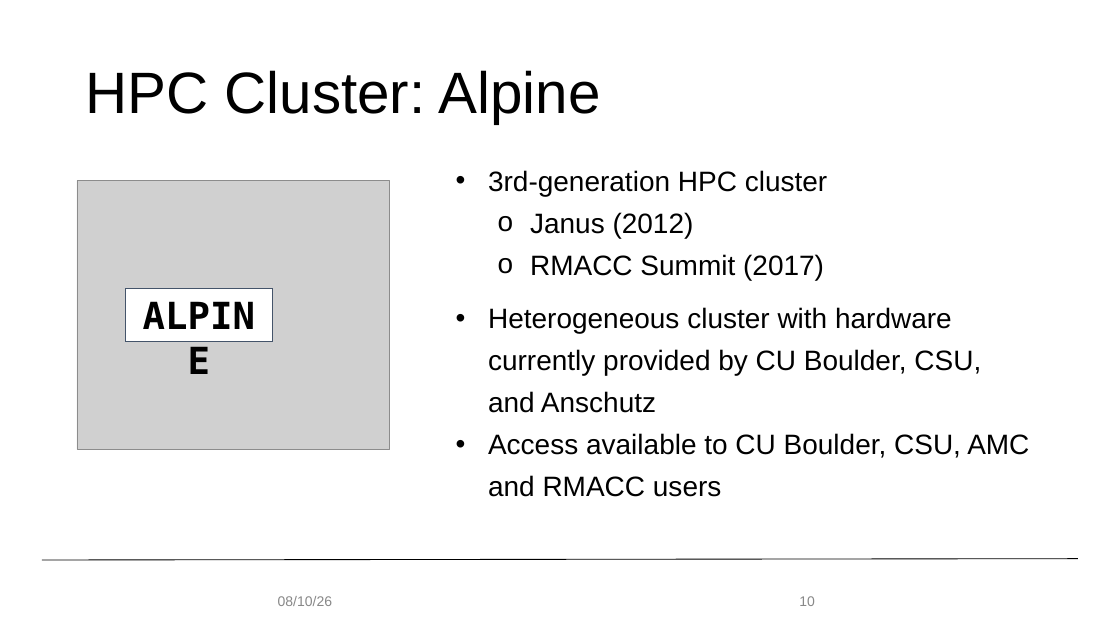
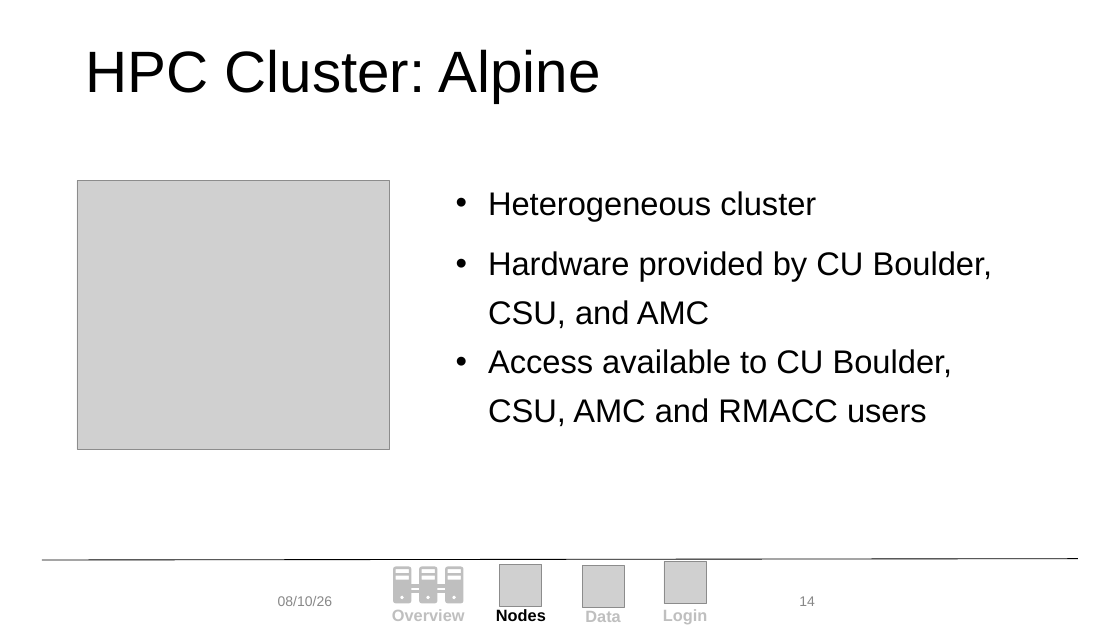
Before and after one commit to monaghaa/hpc_fundamentals_micro_credential, a slide deck: slide 14 of getting_familiar_rc/getting_familiar_rc.pptx (slide 10 before the commit). Drawn at 1120x630 pixels with LibreOffice and Linux fonts; fonts in the diff are those of the drawing; grey boxes stand for pictures; background and template pictures are left out. Boxes give left, top, right and bottom in pixels: in the first picture for what was removed or moved away, otherwise in the second. Text is boxed around its words. In the diff, an @@ line names an element or a change of style, - is before the commit and + after.

```diff
--- a/getting_familiar_rc/getting_familiar_rc.pptx
+++ b/getting_familiar_rc/getting_familiar_rc.pptx
@@ text "HPC Cluster: Alpine": place and size @@
-text "HPC Cluster: Alpine" at box(85, 70, 601, 124)
+text "HPC Cluster: Alpine" at box(85, 49, 601, 103)
@@ text "Heterogeneous cluster": place and size @@
-text "Heterogeneous cluster" at box(488, 170, 1029, 497)
+text "Heterogeneous cluster" at box(488, 191, 993, 427)
@@ text at box(488, 191, 993, 329): text changed; size 24 to 28 pt @@
-• 3rd-generation HPC cluster
-  o Janus (2012)
-  o RMACC Summit (2017)
-• Heterogeneous cluster with hardware currently provided by CU Boulder, CSU, and Anschutz
+• Heterogeneous cluster
+• Hardware provided by CU Boulder, CSU, and AMC
@@ rectangle removed at box(125, 288, 272, 342) @@
-ALPINE
@@ text at box(488, 349, 953, 427): size 24 to 28 pt in "Access available to CU Boulder, CSU, AMC ..." @@
@@ page number at box(799, 596, 815, 606): text changed @@
-10
+14
@@ group added at box(392, 562, 707, 624): 4 texts, 3 pictures, 3 freeform shapes, 1 rectangle @@
+Login
+Overview
+Nodes
+Data
```
Also in this commit, not shown: 24 other slides changed, 18 slides added, 18 slides removed, 1 other file.
